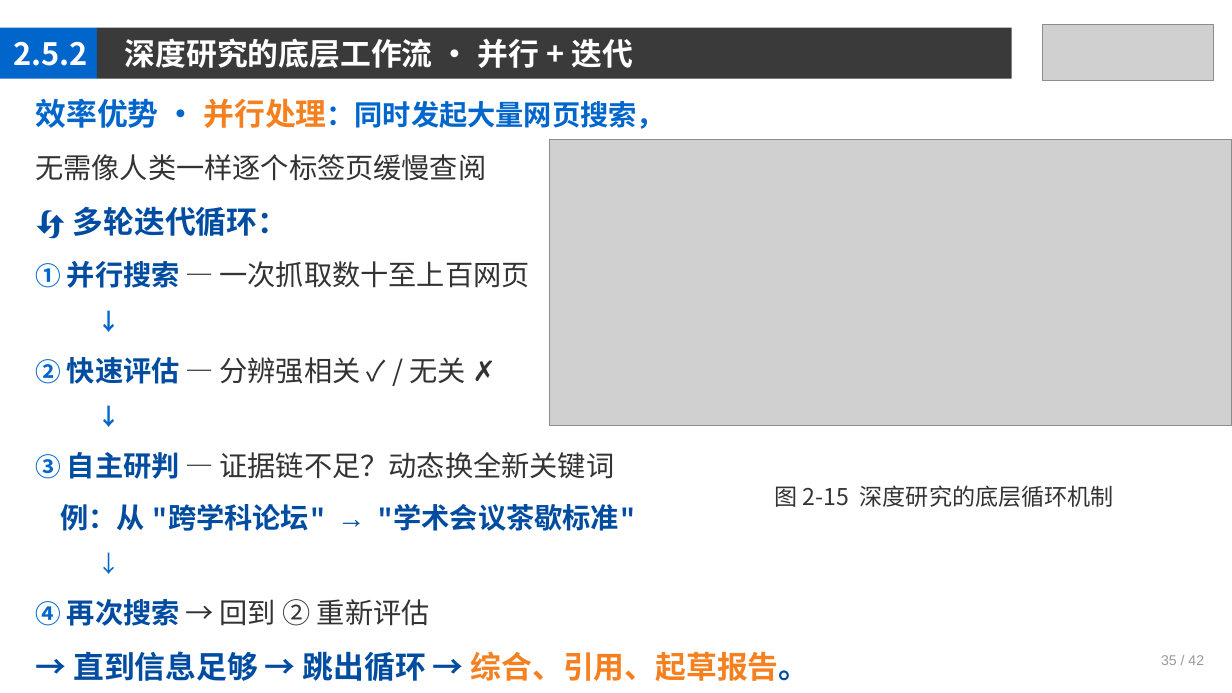
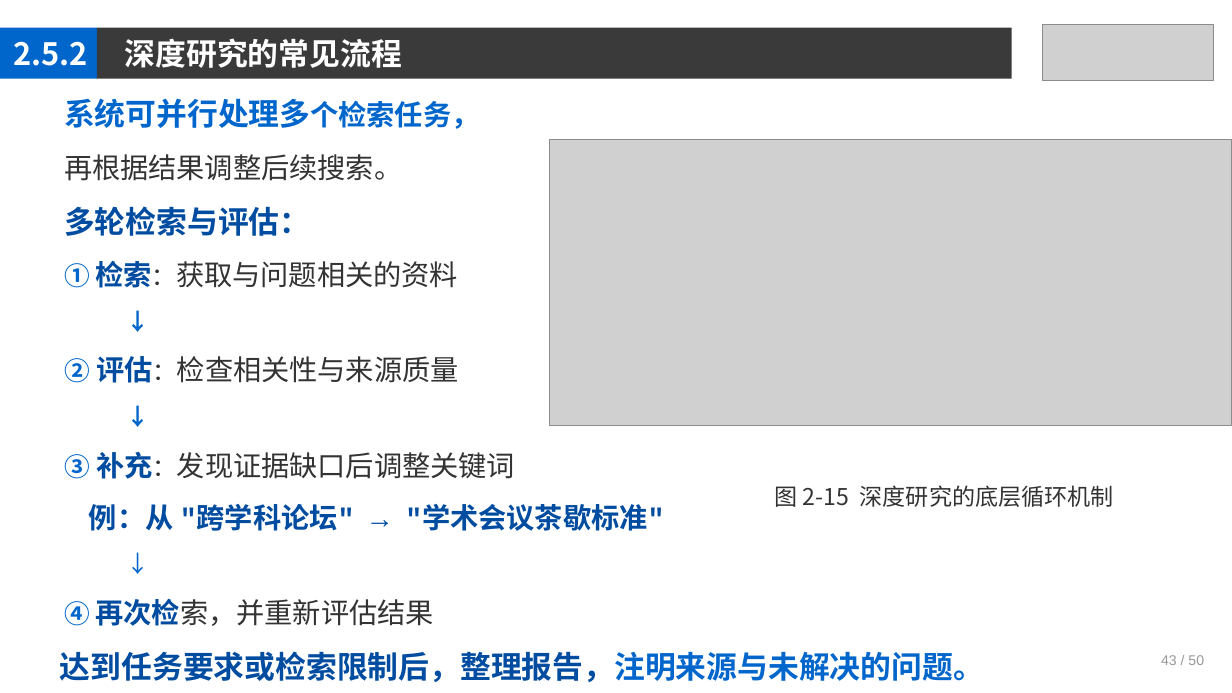
Before and after one commit to jpqiang/AIGC, a slide deck: slide 43 of 课件/第2章.pptx. Drawn at 1232x693 pixels with LibreOffice and Linux fonts; fonts in the diff are those of the drawing; grey boxes stand for pictures. Boxes give left, top, right and bottom in pixels: in the first picture for what was removed or moved away, otherwise in the second. Text is boxed around its words. In the diff, an @@ line names an element or a change of style, - is before the commit and + after.

```diff
--- a/课件/第2章.pptx
+++ b/课件/第2章.pptx
@@ text at bbox=[125, 38, 402, 68]: text changed @@
-深度研究的底层工作流 · 并行 + 迭代
+深度研究的常见流程
@@ text "系统可并行处理多个检索任务，": place and size @@
-text "系统可并行处理多个检索任务，" at bbox=[35, 98, 810, 681]
+text "系统可并行处理多个检索任务，" at bbox=[64, 98, 664, 626]
@@ text at bbox=[64, 98, 479, 288]: text changed @@
-效率优势 · 并行处理：同时发起大量网页搜索，
-无需像人类一样逐个标签页缓慢查阅
-🔄 多轮迭代循环：
-① 并行搜索 — 一次抓取数十至上百网页
+系统可并行处理多个检索任务，
+再根据结果调整后续搜索。
+多轮检索与评估：
+① 检索：获取与问题相关的资料
@@ text at bbox=[64, 356, 459, 383]: text changed @@
-② 快速评估 — 分辨强相关 ✓ / 无关 ✗
+② 评估：检查相关性与来源质量
@@ text at bbox=[64, 452, 515, 479]: text changed @@
-③ 自主研判 — 证据链不足？动态换全新关键词
+③ 补充：发现证据缺口后调整关键词
@@ text at bbox=[64, 599, 434, 626]: text changed; size 24 to 22 pt; text colour #004CA0 to #333333; bold off @@
-④ 再次搜索 → 回到 ② 重新评估
-→ 直到信息足够 → 跳出循环 → 综合、引用、起草报告。
+④ 再次检索，并重新评估结果
@@ text added at bbox=[60, 651, 984, 682], 24 pt, text #004CA0, bold @@
+达到任务要求或检索限制后，整理报告，注明来源与未解决的问题。
@@ text at bbox=[1161, 655, 1204, 665]: text changed @@
-35 / 42
+43 / 50
```
Also in this commit, not shown: 47 other slides changed.
